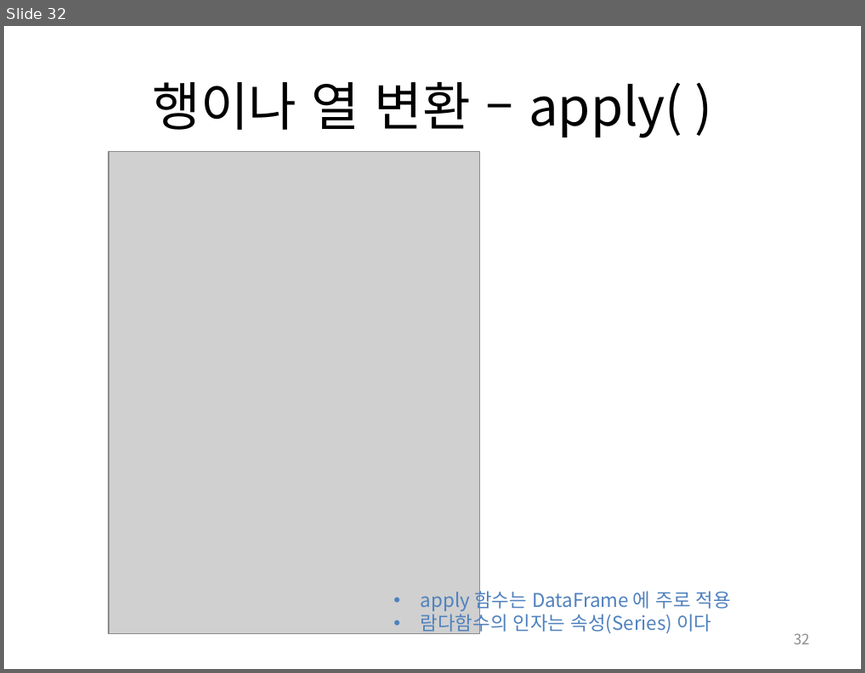
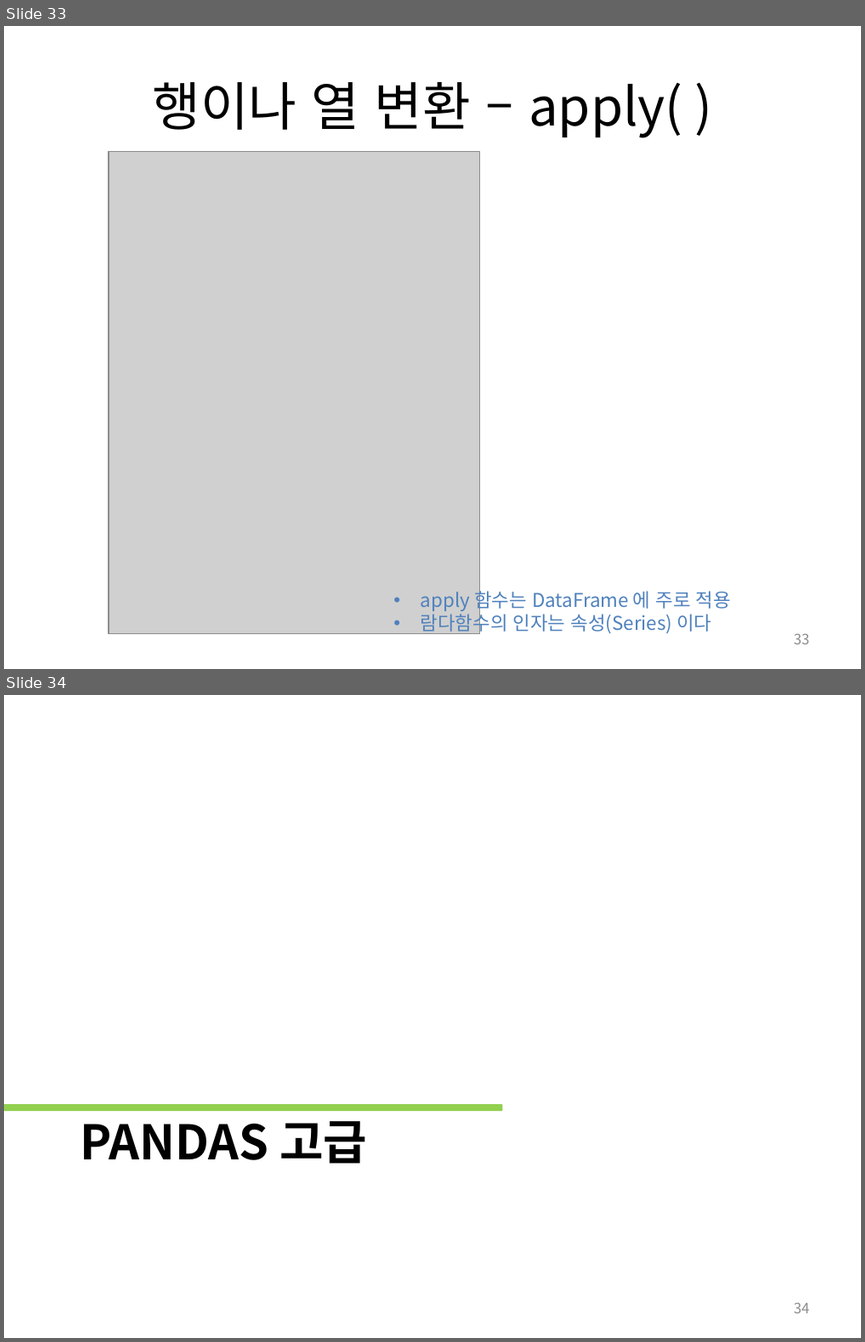
Before and after one commit to Heegu-han/AI, a slide deck: ppt/2_PANDAS.pptx. Shown one above the other, each under a label of ours: slide 32 before the commit, slides 33 and 34 after it. The pictures are 865x673 and 865x1342 pixels, drawn with LibreOffice and Linux fonts; fonts in the diff are those of the drawing; grey boxes stand for pictures. Boxes give left, top, right and bottom in pixels: in the first picture for what was removed or moved away, otherwise in the second. Text is boxed around its words. In the diff, an @@ line names an element or a change of style, - is before the commit and + after.

```diff
--- a/ppt/2_PANDAS.pptx
+++ b/ppt/2_PANDAS.pptx
@@ slide 34 added at bbox=[4, 695, 861, 1338], background #FFFFFF @@
@@ rounded rectangle added at bbox=[4, 1104, 503, 1111], fill #92D050 @@
@@ title added at bbox=[80, 1121, 367, 1163], 40 pt, text #000000, bold @@
+PANDAS 고급
@@ page number added at bbox=[794, 1302, 810, 1313], 12 pt, text #8C8C8C @@
+34
@@ what was slide 32 is now slide 33 @@
@@ page number at bbox=[794, 633, 810, 644]: text changed @@
-32
+33
```
Also in this commit, not shown: 2 slides changed, 8 other slides added, 1 other file.
